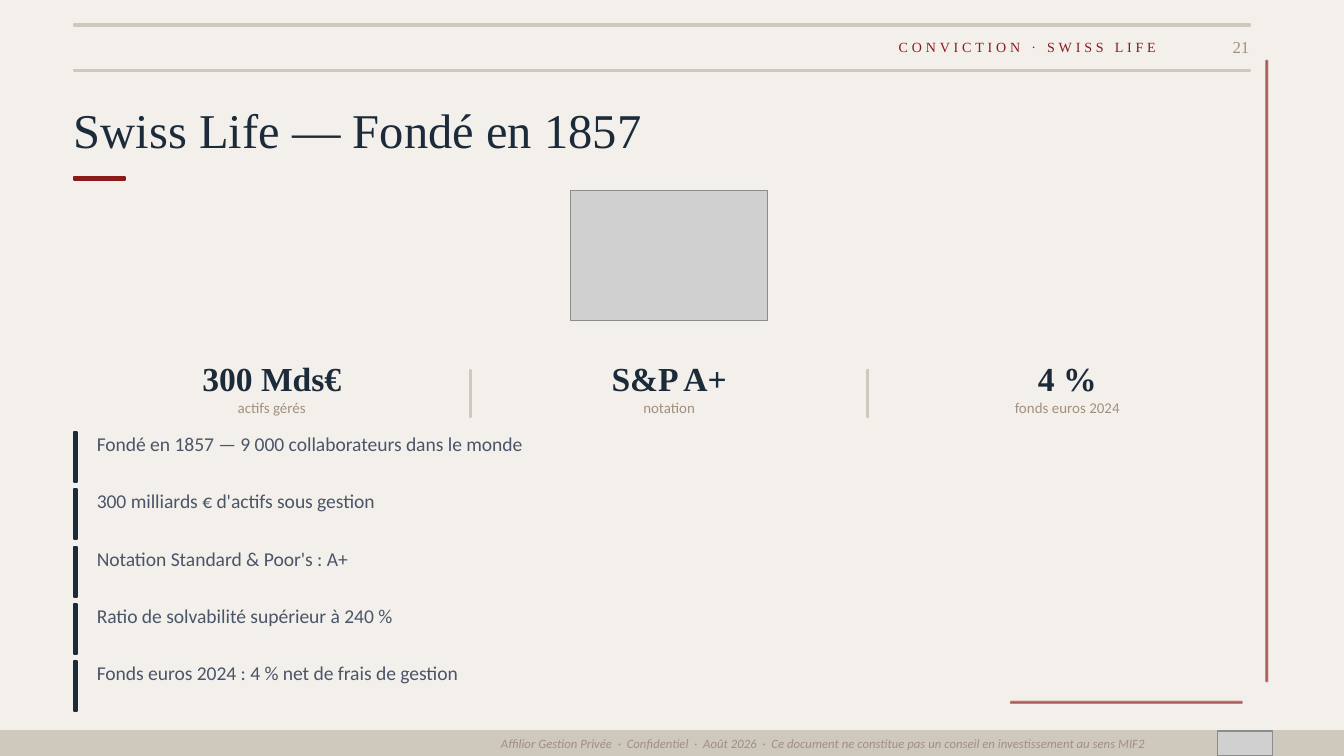
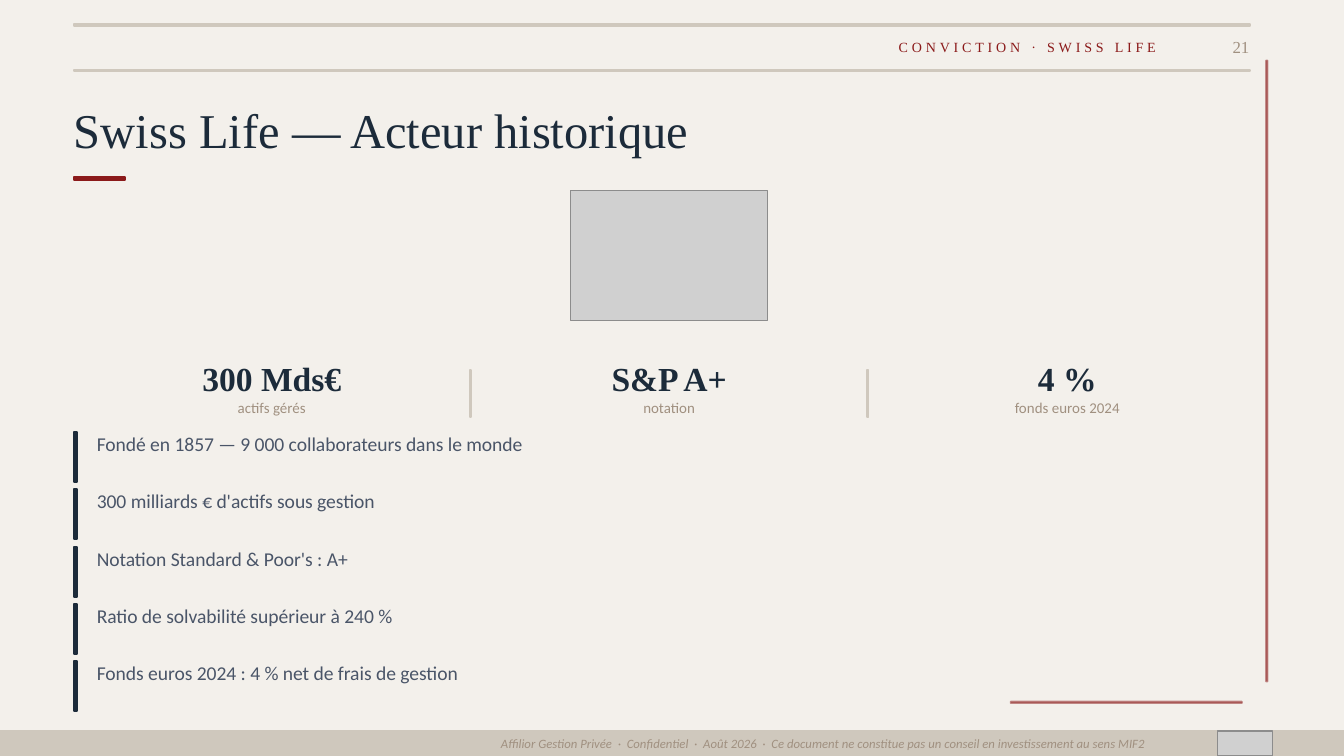
Before and after one commit to fififi1717/mkgt, a slide deck: slide 21 of Bibe_Def.pptx. Drawn at 1344x756 pixels with LibreOffice and Linux fonts; fonts in the diff are those of the drawing; grey boxes stand for pictures. Boxes give left, top, right and bottom in pixels: in the first picture for what was removed or moved away, otherwise in the second. Text is boxed around its words. In the diff, an @@ line names an element or a change of style, - is before the commit and + after.

```diff
--- a/Bibe_Def.pptx
+++ b/Bibe_Def.pptx
@@ text at (74,114,688,158): text changed @@
-Swiss Life — Fondé en 1857
+Swiss Life — Acteur historique
```
Also in this commit, not shown: 11 other slides changed.
